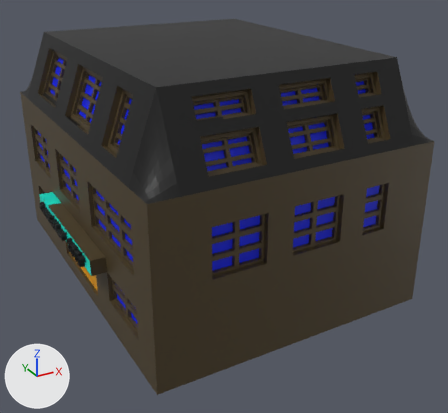
The FBX model Assets/Models/Saint Mary's Island/MorrowfieldFoodGovernmentRoad.fbx, before and after one commit.
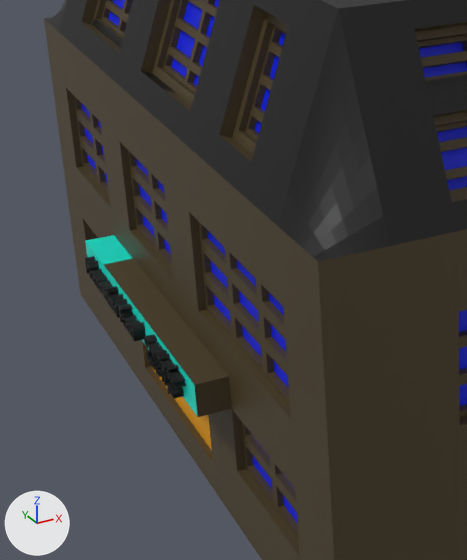
The first picture shows the older version from a camera (50 mm lens) standing at (-28.0, -55.7, 26.2) and looking at (2.2, -0.8, -1.2). The close-ups show both versions on the part from 0% to 48% of the width and 20% to 83% of the height of that picture. The lights are fixed; the arrows at lower left show +X, +Y and +Z. Where no turn or scale is listed for an object, it has been applied to the vertices.

The first close-up shows 'MORROWFIELDFOOD', 'MorrowfieldFood', 'TIMES'.
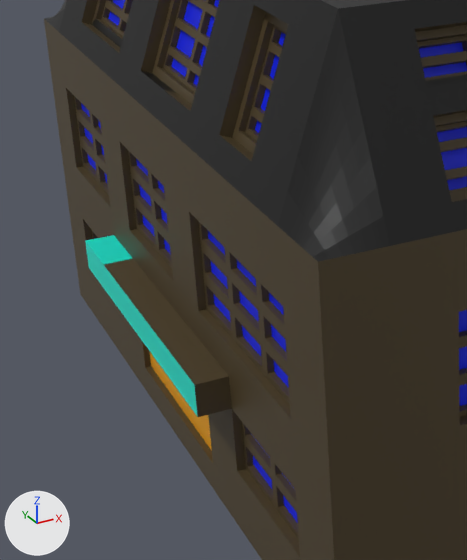
The change, as a diff of the scene's bpy script:
```diff
--- a/Assets/Models/Saint Mary's Island/MorrowfieldFoodGovernmentRoad.fbx.py
+++ b/Assets/Models/Saint Mary's Island/MorrowfieldFoodGovernmentRoad.fbx.py
@@ ob_morrowfieldfood @@
-ob_morrowfieldfood = bpy.data.objects.new('MORROWFIELDFOOD', me_text)
-ob_morrowfieldfood.location = (-15.04, 9.74, -1.88)
@@ ob_times @@
-ob_times = bpy.data.objects.new('TIMES', me_text_001)
-ob_times.location = (-15.04, -0.7, -1.42)
```

Location of each change, [x1, y1, x2, y2] in pixels of the close-ups (467 x 560 px):
'MORROWFIELDFOOD', deleted (black): before [85, 256, 146, 341]
'TIMES', deleted (black): before [144, 334, 186, 398]
